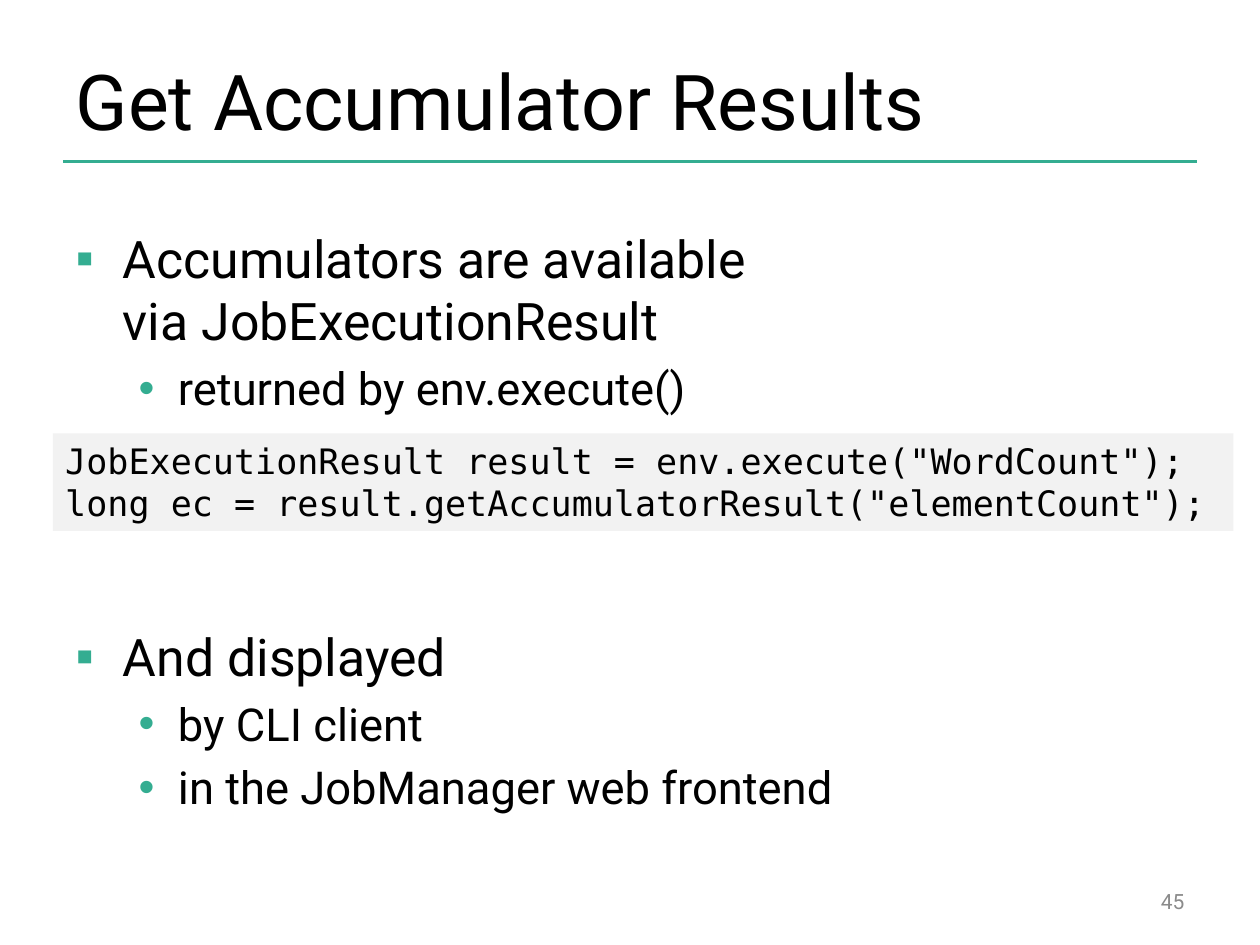
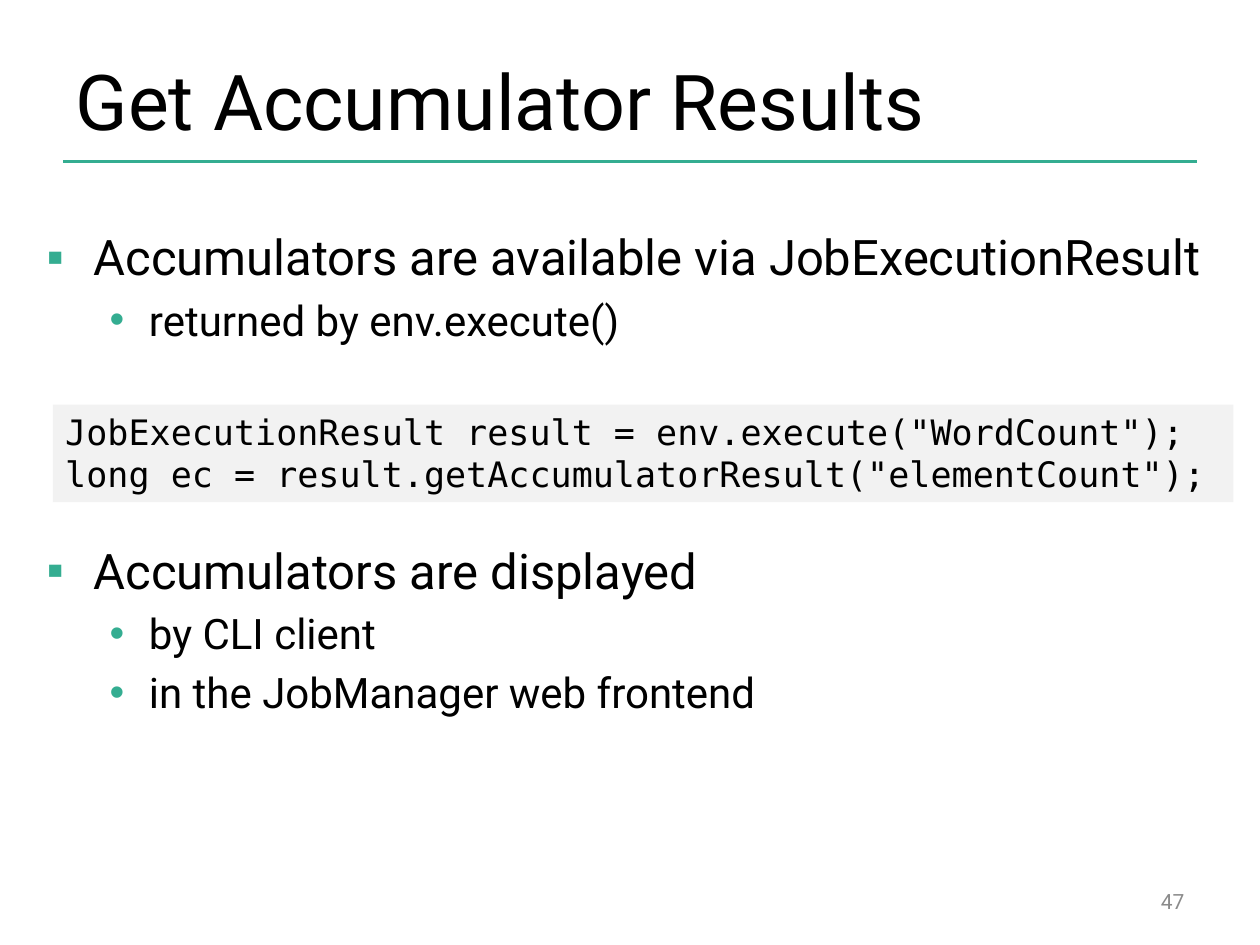
Before and after one commit to dataArtisans/flink-training-web, a slide deck: slide 47 of slides/flink_batch_advanced.pptx (slide 45 before the commit). Drawn at 1260x945 pixels with LibreOffice and Linux fonts; fonts in the diff are those of the drawing; background and template pictures are left out. Boxes give left, top, right and bottom in pixels: in the first picture for what was removed or moved away, otherwise in the second. Text is boxed around its words. In the diff, an @@ line names an element or a change of style, - is before the commit and + after.

```diff
--- a/slides/flink_batch_advanced.pptx
+++ b/slides/flink_batch_advanced.pptx
@@ text "Accumulators are available via JobExecutionResult": place and size @@
-text "Accumulators are available via JobExecutionResult" at bbox=[123, 239, 832, 814]
+text "Accumulators are available via JobExecutionResult" at bbox=[94, 238, 1201, 717]
@@ text at bbox=[94, 238, 1201, 717]: size 29.6 to 28 pt in "Accumulators are available via JobExecutionResult"; size 25.9 to 24 pt in "returned by env.execute()", "by CLI client", "in the JobManager web frontend" @@
@@ rectangle "JobExecutionResult result = env.execute("WordCount");": place and size @@
-rectangle "JobExecutionResult result = env.execute("WordCount");" at bbox=[53, 433, 1234, 530]
+rectangle "JobExecutionResult result = env.execute("WordCount");" at bbox=[53, 404, 1234, 501]
@@ text at bbox=[94, 552, 698, 600]: text changed; size 29.6 to 28 pt @@
-▪ And displayed
+▪ Accumulators are displayed
@@ page number at bbox=[1161, 894, 1185, 909]: text changed @@
-45
+47
```
Also in this commit, not shown: 10 other slides changed, 10 slides added, 7 slides removed.
